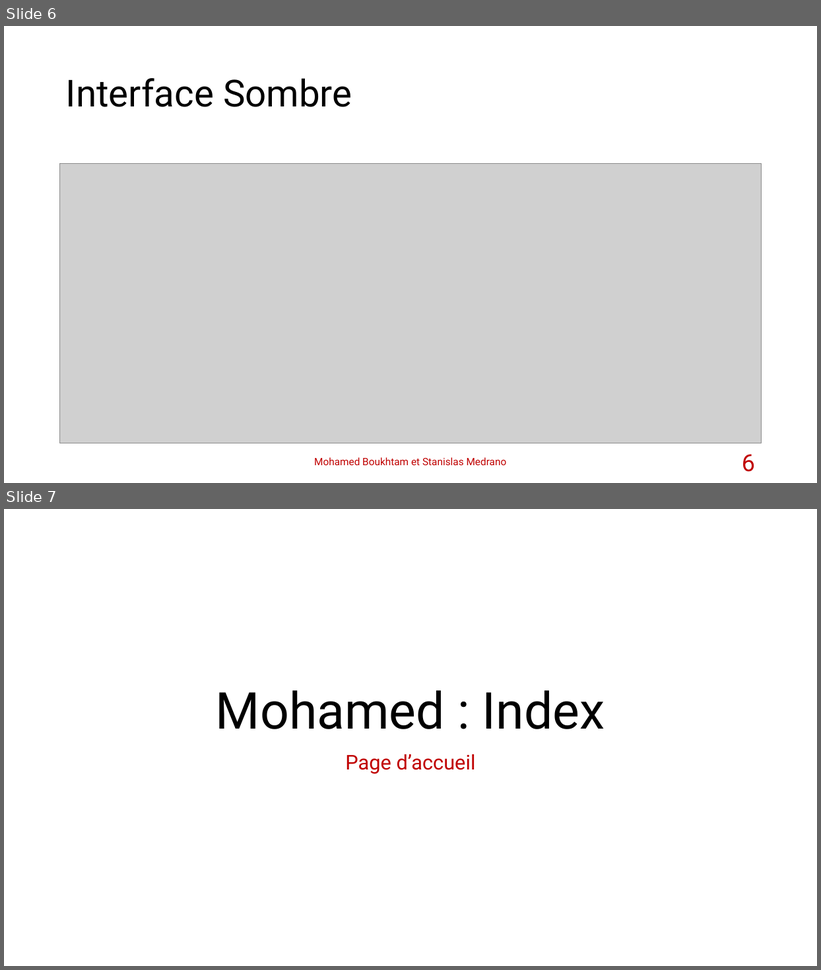
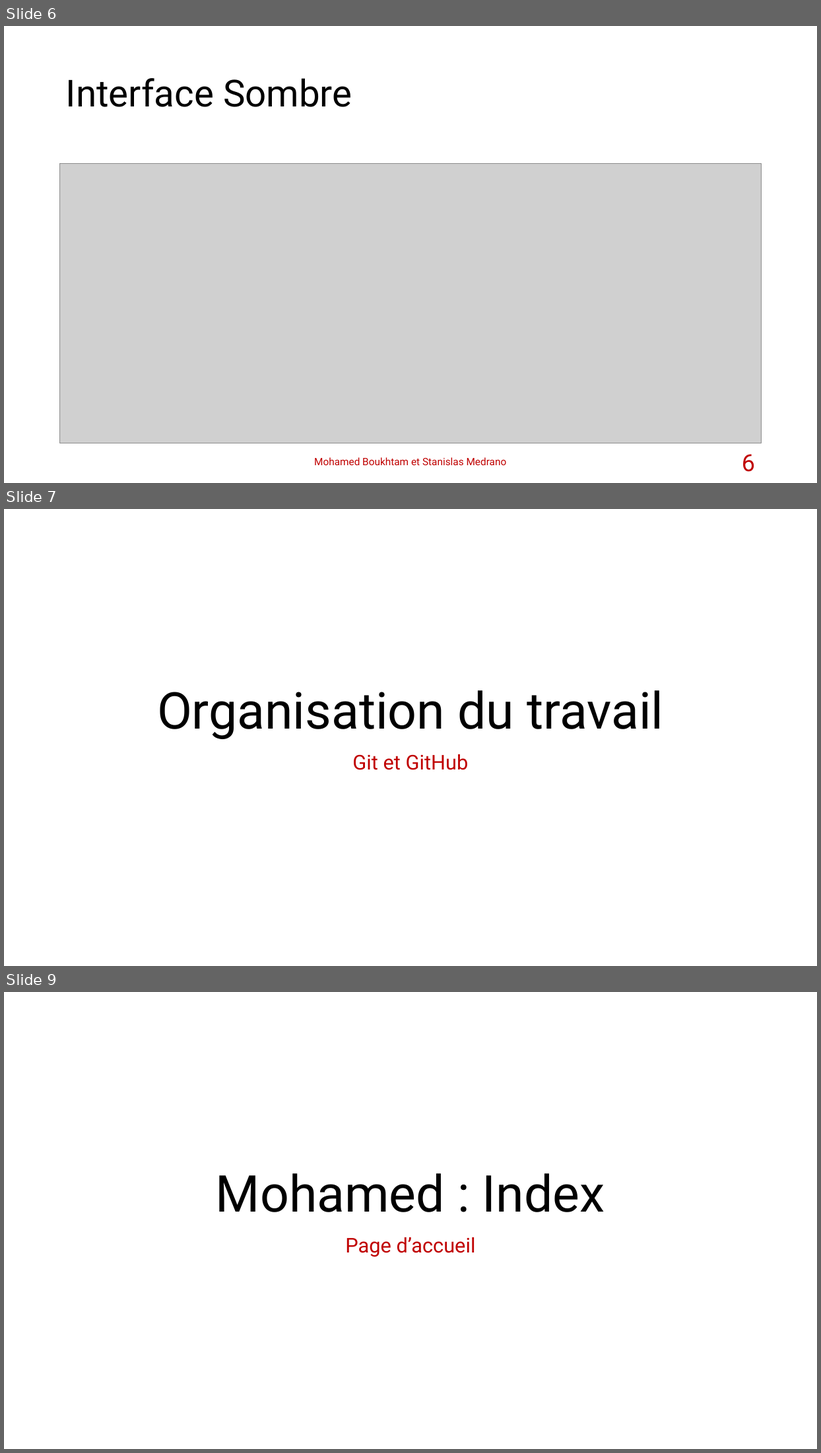
Before and after one commit to stanfrbd/stcodin, a slide deck: documents/Projet_Codin_StanislasMedrano_MohamedBoukhtam.pptx. Shown one above the other, each under a label of ours: slides 6 and 7 before the commit, slides 6, 7 and 9 after it; the slides between them are not shown. The pictures are 821x970 and 821x1453 pixels, drawn with LibreOffice and Linux fonts; fonts in the diff are those of the drawing; grey boxes stand for pictures; background and template pictures are left out. Boxes give left, top, right and bottom in pixels: in the first picture for what was removed or moved away, otherwise in the second. Text is boxed around its words. In the diff, an @@ line names an element or a change of style, - is before the commit and + after.

```diff
--- a/documents/Projet_Codin_StanislasMedrano_MohamedBoukhtam.pptx
+++ b/documents/Projet_Codin_StanislasMedrano_MohamedBoukhtam.pptx
@@ slide 7 added at [4, 509, 817, 966], background #FFFFFF @@
@@ title added at [157, 691, 663, 739], 60 pt, text #000000 @@
+Organisation du travail
@@ subtitle added at [352, 755, 469, 770], 24 pt, text #C00000 @@
+Git et GitHub
@@ what was slide 7 is now slide 9 @@
```
Also in this commit, not shown: 1 slide changed, 1 other slide added.
